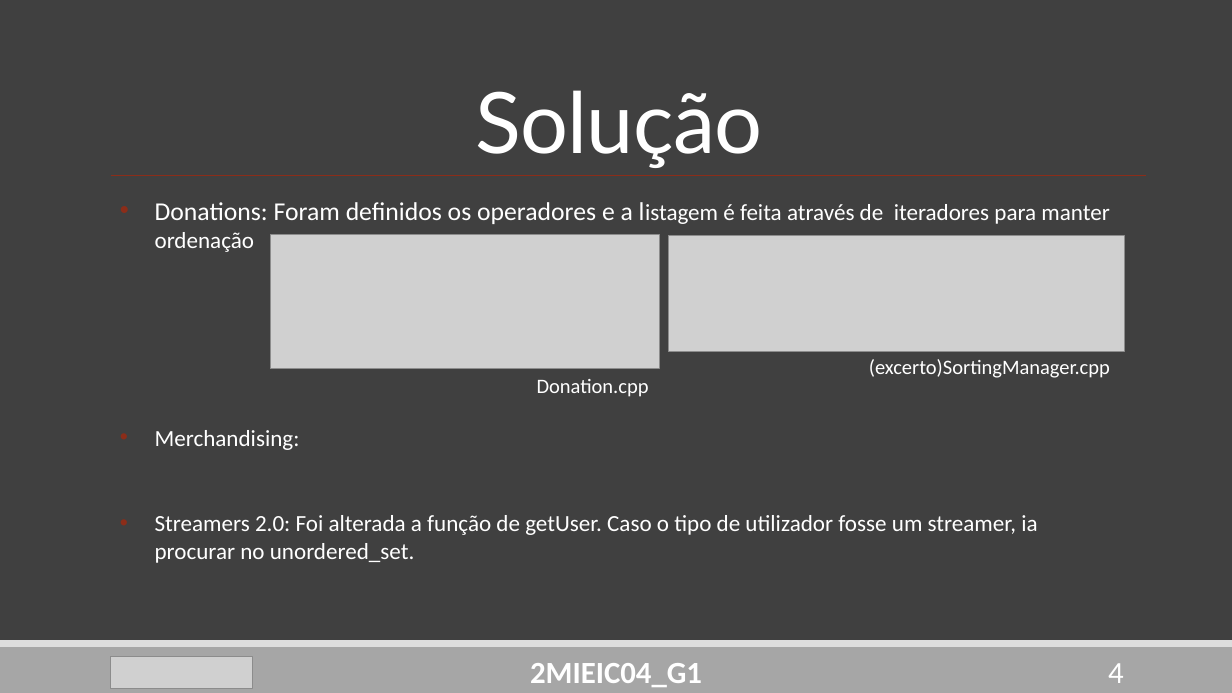
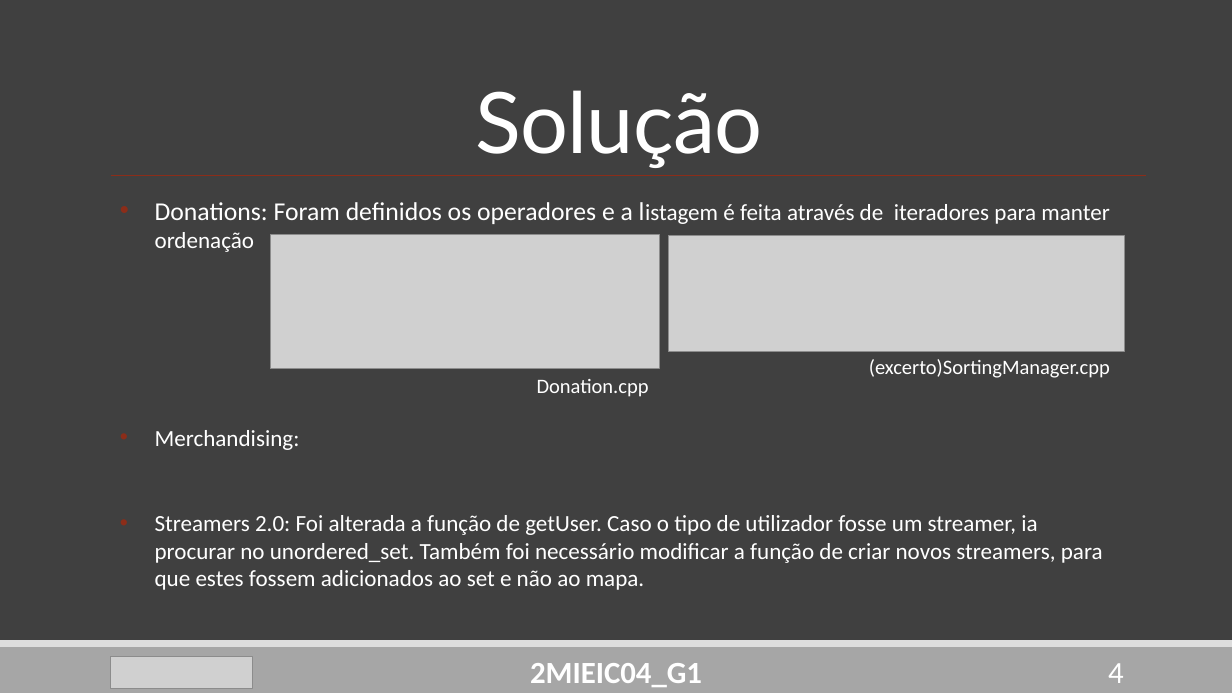
Before and after one commit to DoStini/FEUP-AEDA-proj, a slide deck: slide 4 of StreamZ__P2.pptx. Drawn at 1232x693 pixels with LibreOffice and Linux fonts; fonts in the diff are those of the drawing; grey boxes stand for pictures. Boxes give left, top, right and bottom in pixels: in the first picture for what was removed or moved away, otherwise in the second. Text is boxed around its words. In the diff, an @@ line names an element or a change of style, - is before the commit and + after.

```diff
--- a/StreamZ__P2.pptx
+++ b/StreamZ__P2.pptx
@@ text at [155,515,1103,590]: text changed @@
-• Streamers 2.0: Foi alterada a função de getUser. Caso o tipo de utilizador fosse um streamer, ia procurar no unordered_set.
+• Streamers 2.0: Foi alterada a função de getUser. Caso o tipo de utilizador fosse um streamer, ia procurar no unordered_set. Também foi necessário modificar a função de criar novos streamers, para que estes fossem adicionados ao set e não ao mapa.
```
Also in this commit, not shown: 3 other slides changed, 2 slides removed, 3 other files.
